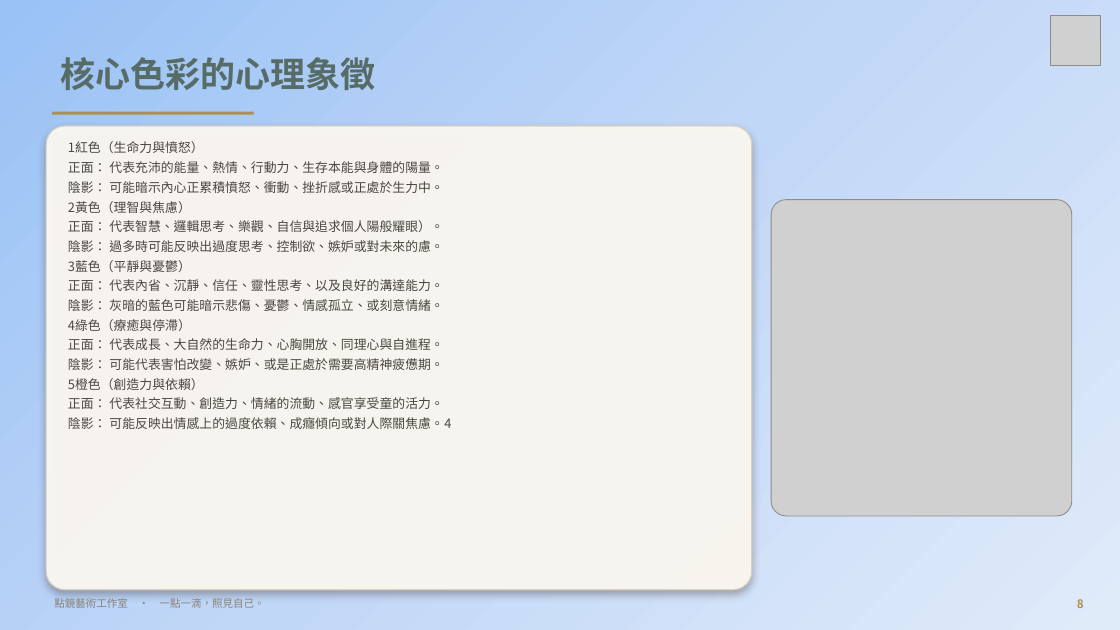
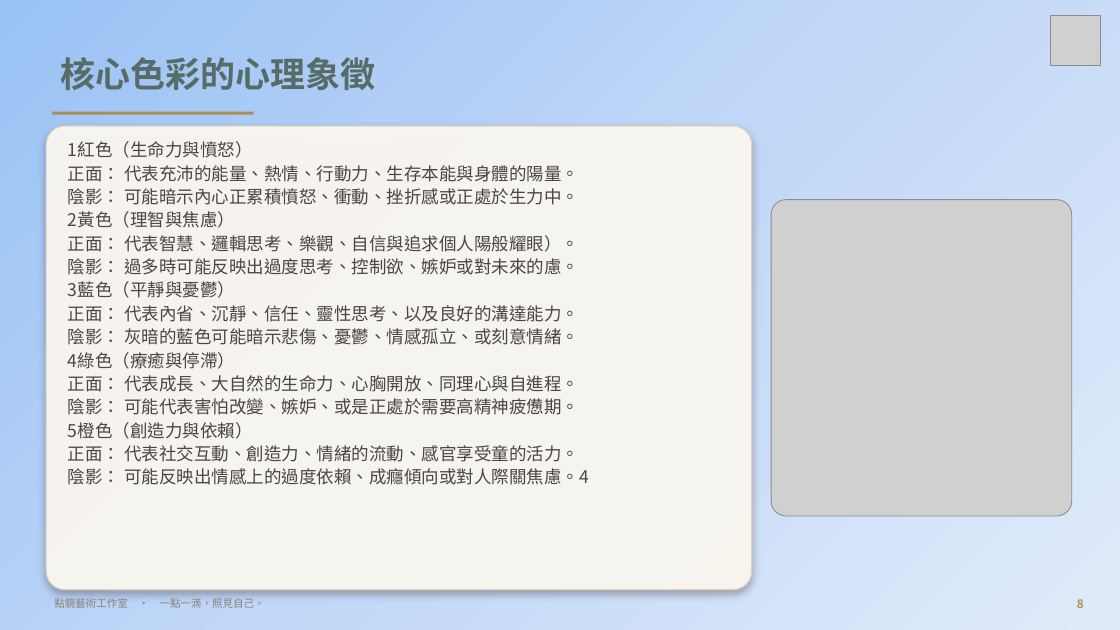
Before and after one commit to serina168/mandala-beginner, a slide deck: slide 8 of 繽紛五感體驗曼陀羅書籤畫_課程大綱.pptx. Drawn at 1120x630 pixels with LibreOffice and Linux fonts; fonts in the diff are those of the drawing; grey boxes stand for pictures; background and template pictures are left out. Boxes give left, top, right and bottom in pixels: in the first picture for what was removed or moved away, otherwise in the second. Text is boxed around its words. In the diff, an @@ line names an element or a change of style, - is before the commit and + after.

```diff
--- a/繽紛五感體驗曼陀羅書籤畫_課程大綱.pptx
+++ b/繽紛五感體驗曼陀羅書籤畫_課程大綱.pptx
@@ text "1紅色（生命力與憤怒）" at bbox=[68, 141, 589, 485]: size 11 to 15 pt; line spacing 1.05 to 1; less space between paragraphs @@
```
Also in this commit, not shown: 8 other slides changed, 1 other file.
